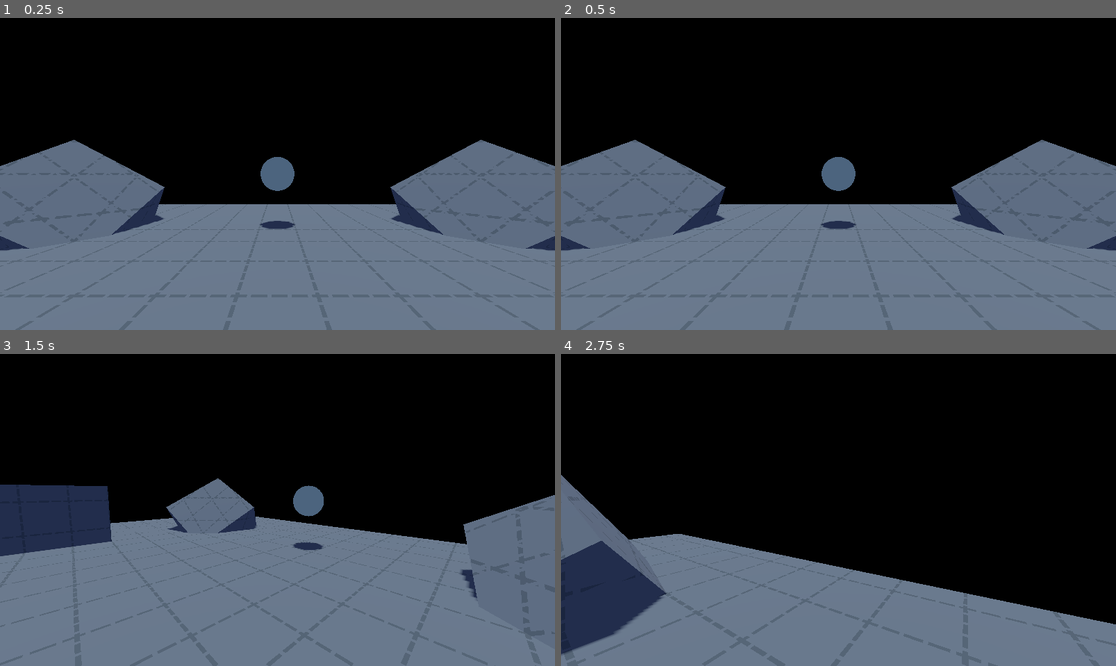
Above: before the commit, frames 1-4 (two rows, left to right).
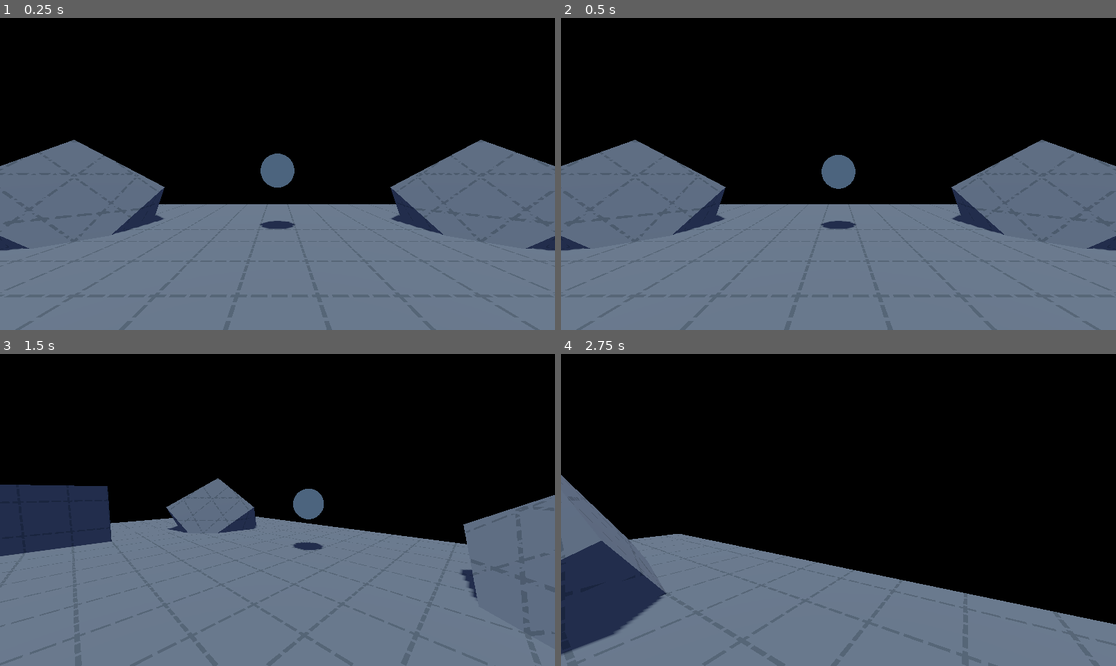
Above: after the commit, the same moments.

Repository: CANSLP/player_base
Game: Godot game, scene res://scenes/test_scene.tscn
Two runs of this game, one before a commit and one after it. Both use one fixed random seed, a clock stepped at 60 frames per second and the inputs below.
Inputs (mouse positions are in pixels of both pictures, inside the frame that each line leads up to):
- Up to frame 1 (0.25 s): no input
- Up to frame 2 (0.5 s): no input
- Up to frame 3 (1.5 s): tap Enter at 0.5 s; move the mouse to (399, 494) at 0.52 s; press the mouse at (399, 494) at 0.53 s; hold D (rightward) 0.53-1.28 s; tap Space (jump) at 0.77 s; move the mouse to (249, 510) at 1.27 s; release the mouse at (249, 510) at 1.28 s; hold W (forward) from 1.28 s (still down); tap Shift (crouch) at 1.35 s
- Up to frame 4 (2.75 s): keep holding W (forward); tap Space (jump) at 1.52 s; move the mouse to (849, 503) at 2.02 s; hold Ctrl (run) from 2.03 s (still down)

The runs differ from the first frame. In frame 1, 0.1% of the frame differs, in the area x 46-54%, y 43-56%; in frame 2, less than 0.1%; in frame 3, 0.1%; in frame 4, nothing differs.

Commit message:
map update

Diff:
--- a/scenes/test_scene.tscn
+++ b/scenes/test_scene.tscn
@@ -102,7 +102,7 @@
 shape = SubResource("ConcavePolygonShape3D_w6yx5")
 
 [node name="MeshInstance3D11" type="MeshInstance3D" parent="geometry"]
-transform = Transform3D(3, 0, 0, 0, 9, 0, 0, 0, 3, 0, 4, 21)
+transform = Transform3D(5, 0, 0, 0, 3, 0, 0, 0, 5, 0, 7, 21)
 mesh = SubResource("BoxMesh_oditj")
 skeleton = NodePath("../..")
 surface_material_override/0 = ExtResource("2_xl7fo")
@@ -112,8 +112,19 @@
 [node name="CollisionShape3D" type="CollisionShape3D" parent="geometry/MeshInstance3D11/StaticBody3D"]
 shape = SubResource("ConcavePolygonShape3D_w6yx5")
 
+[node name="MeshInstance3D19" type="MeshInstance3D" parent="geometry"]
+transform = Transform3D(3, 0, 0, 0, 6, 0, 0, 0, 3, 0, 2.5, 21)
+mesh = SubResource("BoxMesh_oditj")
+skeleton = NodePath("../..")
+surface_material_override/0 = ExtResource("2_xl7fo")
+
+[node name="StaticBody3D" type="StaticBody3D" parent="geometry/MeshInstance3D19"]
+
+[node name="CollisionShape3D" type="CollisionShape3D" parent="geometry/MeshInstance3D19/StaticBody3D"]
+shape = SubResource("ConcavePolygonShape3D_w6yx5")
+
 [node name="MeshInstance3D12" type="MeshInstance3D" parent="geometry"]
-transform = Transform3D(1, 0, 0, 0, 9, 0, 0, 0, 1, 7, 4, 21)
+transform = Transform3D(1, 0, 0, 0, 9, 0, 0, 0, 1, 7, 4, 20)
 mesh = SubResource("BoxMesh_oditj")
 skeleton = NodePath("../..")
 surface_material_override/0 = ExtResource("2_xl7fo")
@@ -124,7 +135,7 @@
 shape = SubResource("ConcavePolygonShape3D_w6yx5")
 
 [node name="MeshInstance3D13" type="MeshInstance3D" parent="geometry"]
-transform = Transform3D(1, 0, 0, 0, 9, 0, 0, 0, 1, -7, 4, 21)
+transform = Transform3D(1, 0, 0, 0, 9, 0, 0, 0, 1, -7, 4, 20)
 mesh = SubResource("BoxMesh_oditj")
 skeleton = NodePath("../..")
 surface_material_override/0 = ExtResource("2_xl7fo")
@@ -145,6 +156,17 @@
 [node name="CollisionShape3D" type="CollisionShape3D" parent="geometry/MeshInstance3D14/StaticBody3D"]
 shape = SubResource("ConcavePolygonShape3D_w6yx5")
 
+[node name="MeshInstance3D18" type="MeshInstance3D" parent="geometry"]
+transform = Transform3D(1, 0, 0, 0, 9, 0, 0, 0, 1, -1.19035e-07, 4, 27)
+mesh = SubResource("BoxMesh_oditj")
+skeleton = NodePath("../..")
+surface_material_override/0 = ExtResource("2_xl7fo")
+
+[node name="StaticBody3D" type="StaticBody3D" parent="geometry/MeshInstance3D18"]
+
+[node name="CollisionShape3D" type="CollisionShape3D" parent="geometry/MeshInstance3D18/StaticBody3D"]
+shape = SubResource("ConcavePolygonShape3D_w6yx5")
+
 [node name="MeshInstance3D15" type="MeshInstance3D" parent="geometry"]
 transform = Transform3D(1, 0, 0, 0, 9, 0, 0, 0, 1, -7, 4, 27)
 mesh = SubResource("BoxMesh_oditj")
@@ -228,4 +250,4 @@
 transform = Transform3D(1, 0, 0, 0, 1, 0, 0, 0, 1, 0, 1.5, -6)
 
 [node name="InteractionOrb2" parent="props" instance=ExtResource("3_ypxao")]
-transform = Transform3D(1, 0, 0, 0, 1, 0, 0, 0, 1, 0, 10, 22)
+transform = Transform3D(1, 0, 0, 0, 1, 0, 0, 0, 1, 0, 10, 21)
--- a/scripts/interaction_orb.gd
+++ b/scripts/interaction_orb.gd
@@ -14,6 +14,7 @@
 func _process(delta):
 	size += (1-size)*0.5
 	$body.scale = Vector3(1,1,1)*size
+	$body.position.y = sin(Time.get_ticks_msec()*0.0025)*0.1
 
 #called when clicked
 func _clicked(player: Node):
